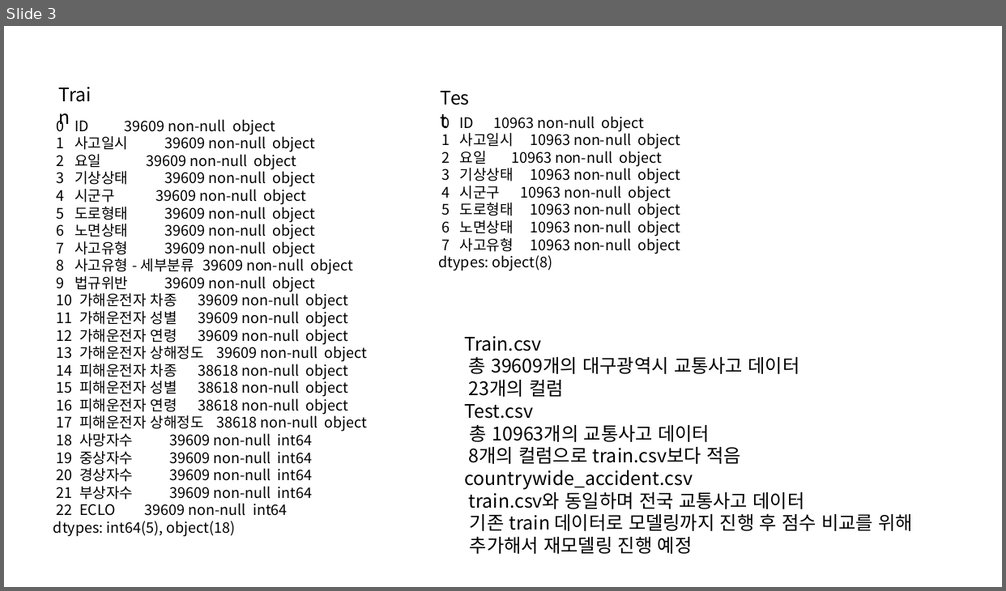
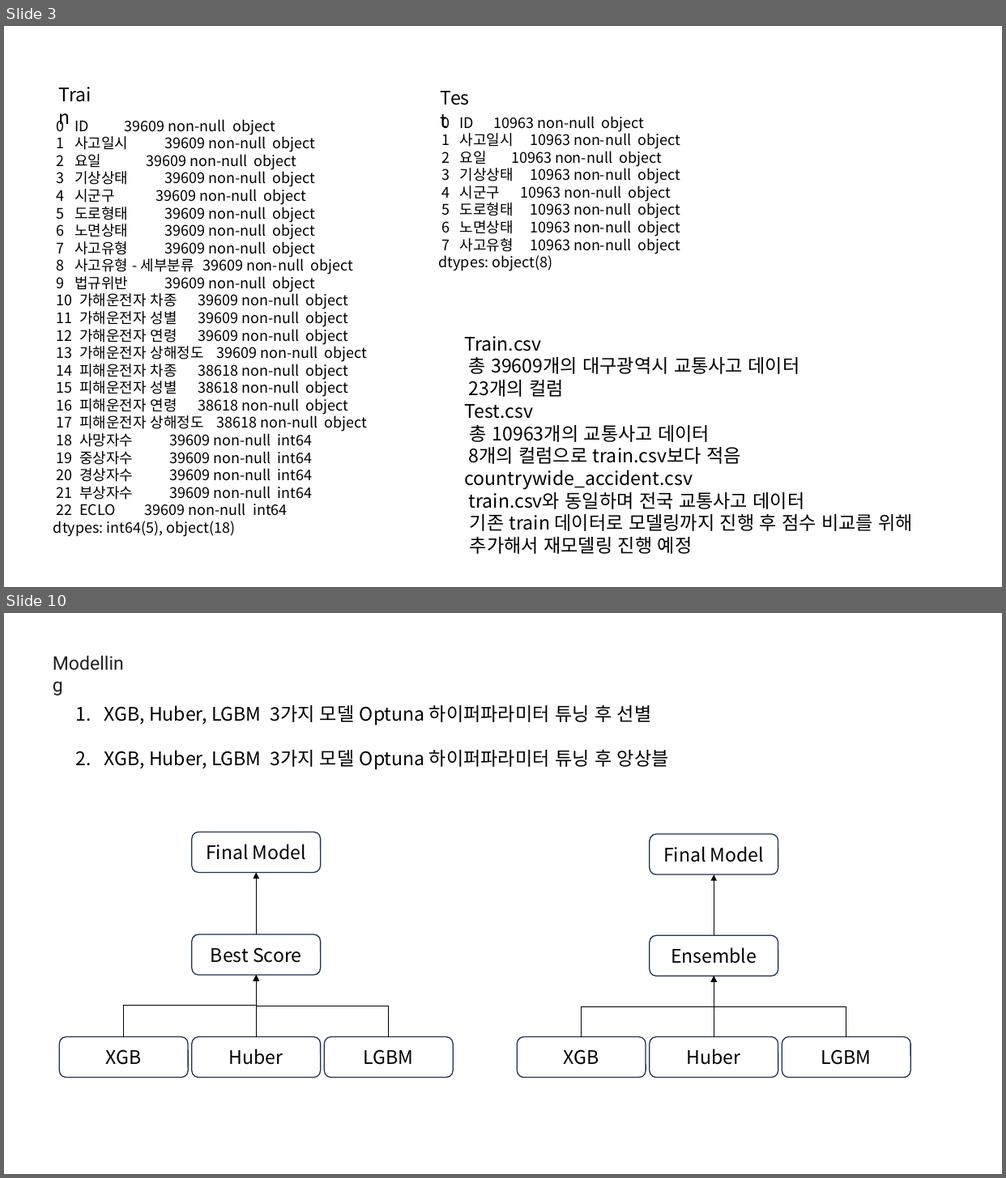
Before and after one commit to vvvjh112/DACON_Practice, a slide deck: Daegu/보고서/대구교통사고 예측.pptx. Shown one above the other, each under a label of ours: slide 3 before the commit, slides 3 and 10 after it; the slides between them are not shown. The pictures are 1006x591 and 1006x1178 pixels, drawn with LibreOffice and Linux fonts; fonts in the diff are those of the drawing. Boxes give left, top, right and bottom in pixels: in the first picture for what was removed or moved away, otherwise in the second. Text is boxed around its words. In the diff, an @@ line names an element or a change of style, - is before the commit and + after.

```diff
--- a/Daegu/보고서/대구교통사고 예측.pptx
+++ b/Daegu/보고서/대구교통사고 예측.pptx
@@ slide 10 added at <box>4,613,1002,1174</box>, background #FFFFFF @@
@@ text added at <box>45,648,138,677</box>, 18 pt, text #202124 @@
+Modelling
@@ text added at <box>104,705,669,770</box>, 18 pt, text #000000 @@
+1. XGB, Huber, LGBM 3가지 모델 Optuna 하이퍼파라미터 튜닝 후 선별
+2. XGB, Huber, LGBM 3가지 모델 Optuna 하이퍼파라미터 튜닝 후 앙상블
@@ rounded rectangle added at <box>192,833,321,873</box>, outline #1E3256 1 pt, 18 pt, text #000000 @@
+Final Model
@@ rounded rectangle added at <box>650,835,778,875</box>, outline #1E3256 1 pt, 18 pt, text #000000 @@
+Final Model
@@ arrow added from (256, 935) to (256, 873), #000000 0.5 pt @@
@@ arrow added from (714, 935) to (714, 875), #000000 0.5 pt @@
@@ rounded rectangle added at <box>192,935,321,975</box>, outline #1E3256 1 pt, 18 pt, text #000000 @@
+Best Score
@@ rounded rectangle added at <box>650,935,778,976</box>, outline #1E3256 1 pt, 18 pt, text #000000 @@
+Ensemble
@@ elbow arrow added from (124, 1037) to (256, 975), #000000 0.5 pt @@
@@ arrow added from (256, 1037) to (256, 975), #000000 0.5 pt @@
@@ elbow arrow added from (389, 1037) to (256, 975), #000000 0.5 pt @@
@@ elbow arrow added from (582, 1037) to (714, 976), #000000 0.5 pt @@
@@ arrow added from (714, 1037) to (714, 976), #000000 0.5 pt @@
@@ elbow arrow added from (846, 1037) to (714, 976), #000000 0.5 pt @@
@@ rounded rectangle added at <box>59,1037,188,1078</box>, outline #1E3256 1 pt, 18 pt, text #000000 @@
+XGB
@@ rounded rectangle added at <box>192,1037,321,1078</box>, outline #1E3256 1 pt, 18 pt, text #000000 @@
+Huber
@@ rounded rectangle added at <box>325,1037,454,1078</box>, outline #1E3256 1 pt, 18 pt, text #000000 @@
+LGBM
@@ rounded rectangle added at <box>517,1037,646,1078</box>, outline #1E3256 1 pt, 18 pt, text #000000 @@
+XGB
@@ rounded rectangle added at <box>650,1037,778,1078</box>, outline #1E3256 1 pt, 18 pt, text #000000 @@
+Huber
@@ rounded rectangle added at <box>782,1037,910,1078</box>, outline #1E3256 1 pt, 18 pt, text #000000 @@
+LGBM
```
Also in this commit, not shown: 2 slides changed, 5 other slides added, 2 other files.
